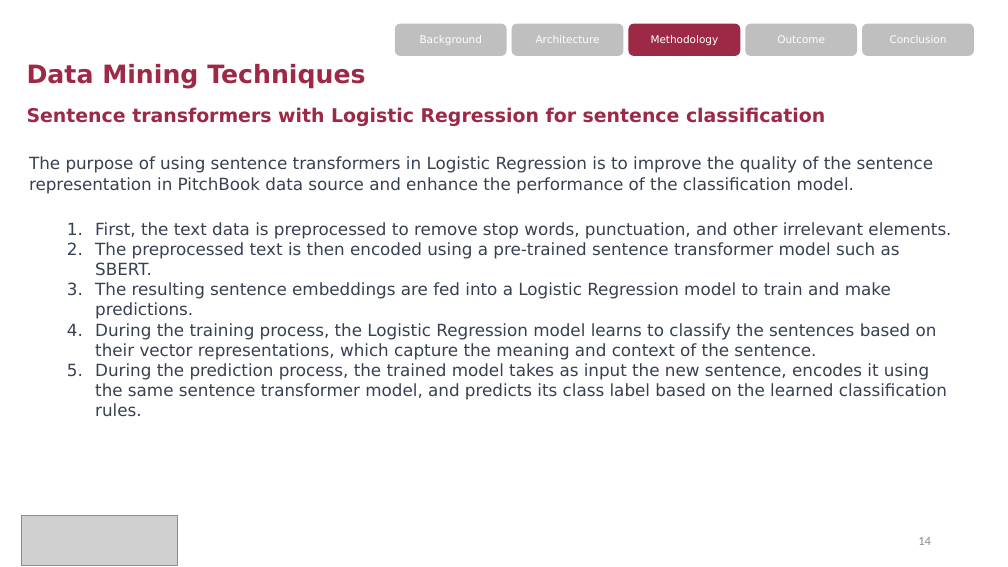
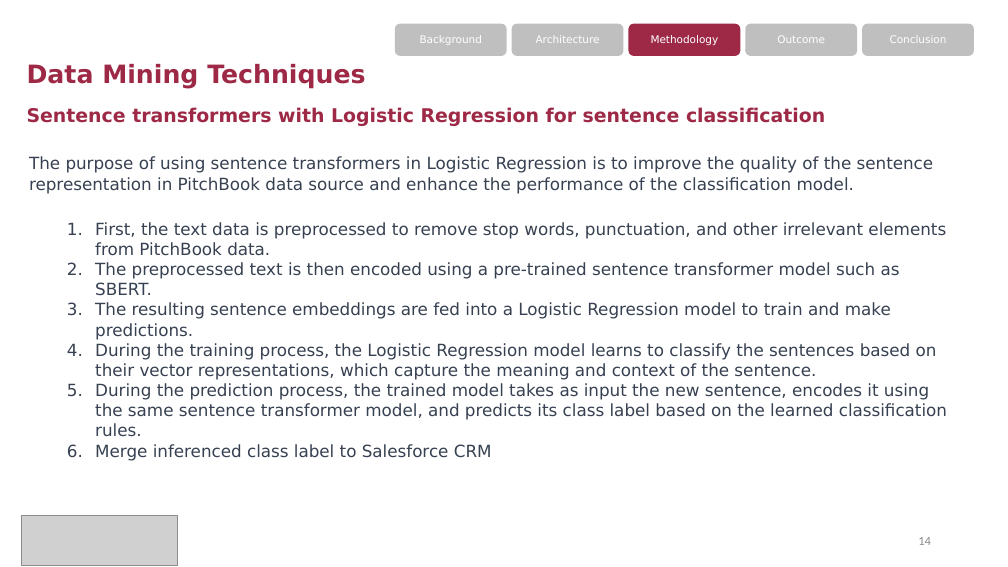
Before and after one commit to zqw86713/MSCA_31008_0N01_Winter_2023_Data_Mining_Principles, a slide deck: slide 14 of Final_project/MScA_31008_Final_Project_Presentation - Pitchbook Industry Classification.pptx. Drawn at 1008x567 pixels with LibreOffice and Linux fonts; fonts in the diff are those of the drawing; grey boxes stand for pictures. Boxes give left, top, right and bottom in pixels: in the first picture for what was removed or moved away, otherwise in the second. Text is boxed around its words. In the diff, an @@ line names an element or a change of style, - is before the commit and + after.

```diff
--- a/Final_project/MScA_31008_Final_Project_Presentation - Pitchbook Industry Classification.pptx
+++ b/Final_project/MScA_31008_Final_Project_Presentation - Pitchbook Industry Classification.pptx
@@ text at <box>95,222,946,256</box>: text changed @@
-  1. First, the text data is preprocessed to remove stop words, punctuation, and other irrelevant elements.
+  1. First, the text data is preprocessed to remove stop words, punctuation, and other irrelevant elements from PitchBook data.
@@ text at <box>95,444,492,461</box>: paragraph added @@
+  6. Merge inferenced class label to Salesforce CRM
```
Also in this commit, not shown: 3 other slides changed, 3 slides added.
